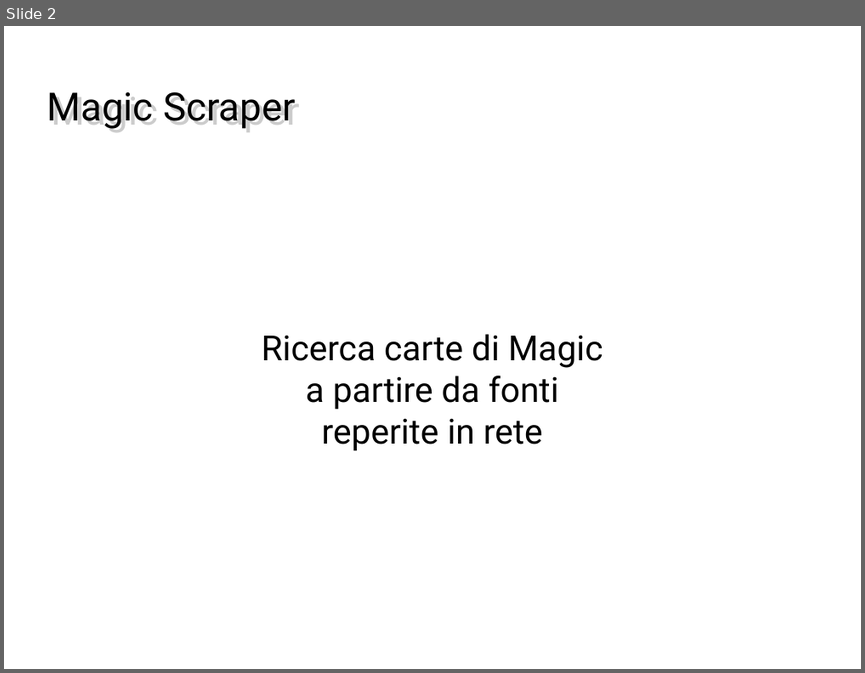
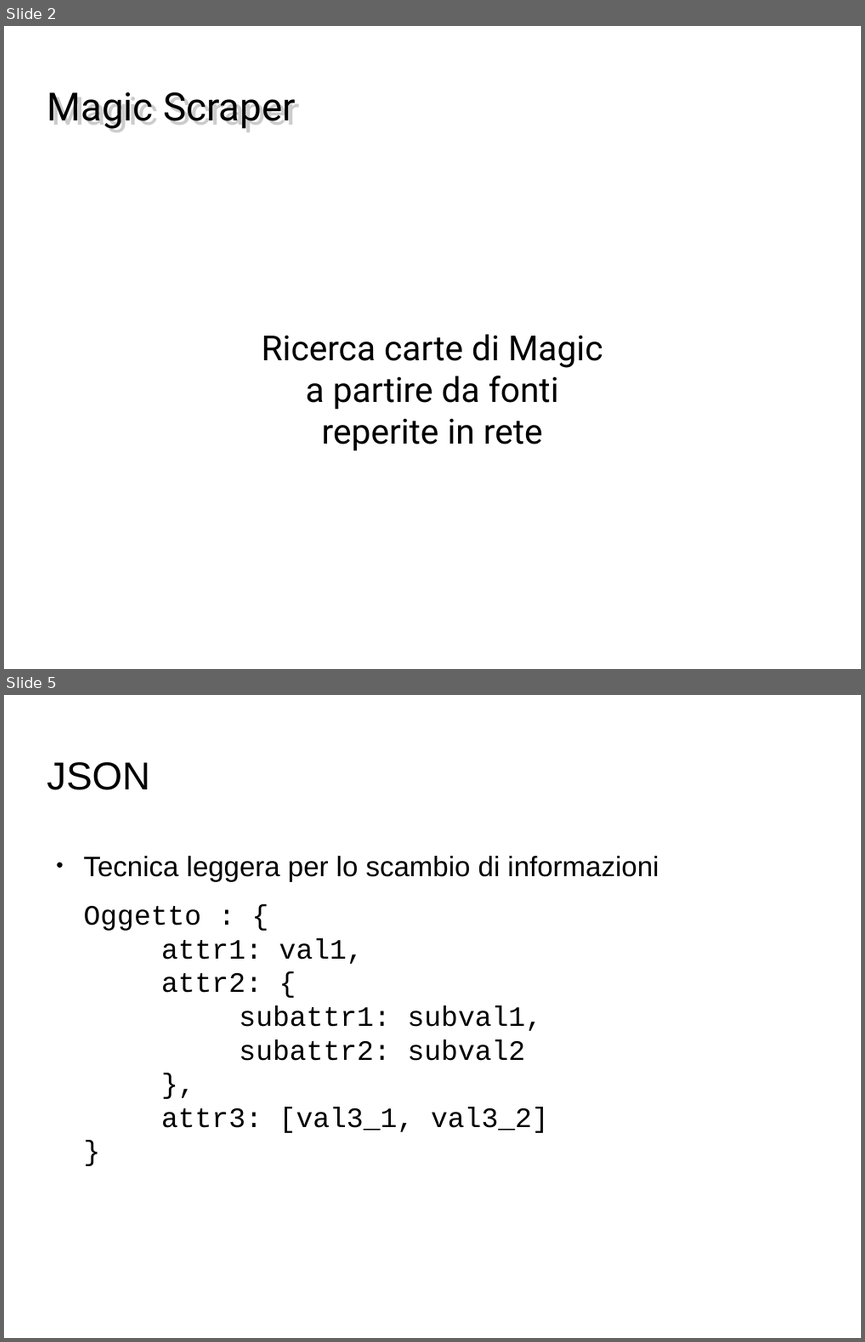
Before and after one commit to PeiPei97/ProgettoMagic, a slide deck: magicscrap.odp. Shown one above the other, each under a label of ours: slide 2 before the commit, slides 2 and 5 after it; the slides between them are not shown. The pictures are 865x673 and 865x1342 pixels, drawn with LibreOffice and Linux fonts; fonts in the diff are those of the drawing; background and template pictures are left out. Boxes give left, top, right and bottom in pixels: in the first picture for what was removed or moved away, otherwise in the second. Text is boxed around its words. In the diff, an @@ line names an element or a change of style, - is before the commit and + after.

```diff
--- a/magicscrap.odp
+++ b/magicscrap.odp
@@ slide 5 added at [4,695,861,1338], background picture (left out) @@
@@ title added at [46,762,150,790], 36 pt, text #000000 @@
+JSON
@@ text added at [84,856,658,881], 26 pt, text #000000 @@
+● Tecnica leggera per lo scambio di informazioni
@@ text added at [84,906,549,1133], 26 pt, text #000000 @@
+Oggetto : {
+attr1: val1,
+attr2: {
+subattr1: subval1,
+subattr2: subval2
+},
+attr3: [val3_1, val3_2]
+}
```
Also in this commit, not shown: 2 slides changed, 2 other slides added, 1 other file.
